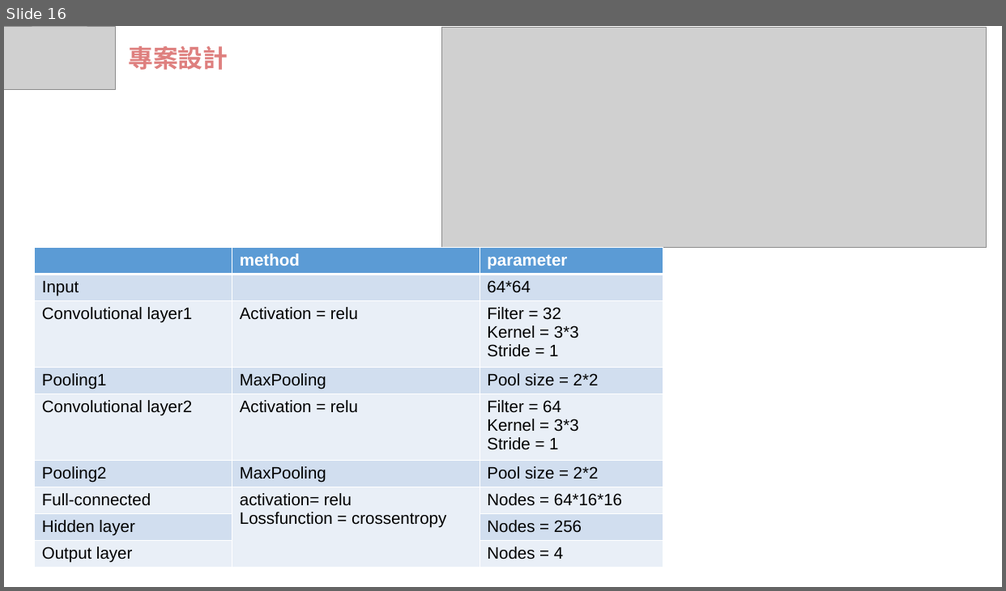
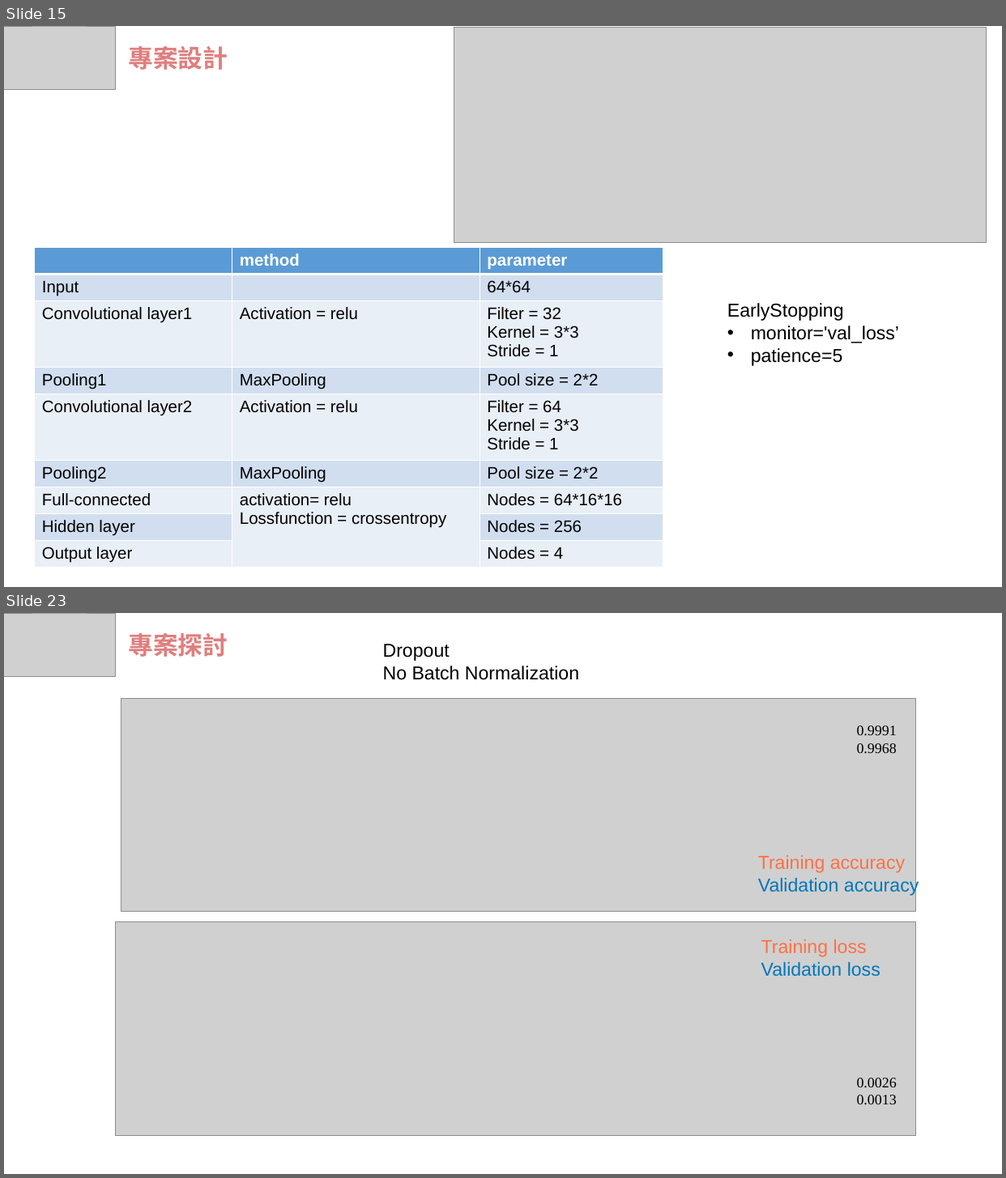
Before and after one commit to wasteee/Embedded-Image-Processing-final, a slide deck: IP_FRS.pptx. Shown one above the other, each under a label of ours: slide 16 before the commit, slides 15 and 23 after it; the slides between them are not shown. The pictures are 1006x591 and 1006x1178 pixels, drawn with LibreOffice and Linux fonts; fonts in the diff are those of the drawing; grey boxes stand for pictures. Boxes give left, top, right and bottom in pixels: in the first picture for what was removed or moved away, otherwise in the second. Text is boxed around its words. In the diff, an @@ line names an element or a change of style, - is before the commit and + after.

```diff
--- a/IP_FRS.pptx
+++ b/IP_FRS.pptx
@@ slide 23 added at [4,613,1002,1174], background #FFFFFF @@
@@ picture added at [4,613,116,677] @@
@@ text added at [128,633,228,657], 24 pt, text #DE7F7E, bold @@
+專案探討
@@ text added at [383,644,579,680], 18 pt, text #000000 @@
+Dropout
+No Batch Normalization
@@ picture added at [121,698,916,911] @@
@@ text added at [857,726,897,754], 14 pt, text #000000 @@
+0.9991
+0.9968
@@ text added at [758,855,918,896], 18 pt, text #0077BB @@
+Training accuracy
+Validation accuracy
@@ picture added at [116,922,917,1136] @@
@@ text added at [761,939,880,977], 18 pt, text #0077BB @@
+Training loss
+Validation loss
@@ text added at [857,1078,897,1105], 14 pt, text #000000 @@
+0.0026
+0.0013
@@ what was slide 16 is now slide 15 @@
@@ slide 15 changed as well @@
@@ picture: place and size @@
-picture at [442,27,987,248]
+picture at [454,27,987,242]
@@ text added at [727,303,899,366], 18 pt, text #000000 @@
+EarlyStopping
+• monitor='val_loss’
+• patience=5
```
Also in this commit, not shown: 8 other slides changed, 9 other slides added, 1 slide removed.
